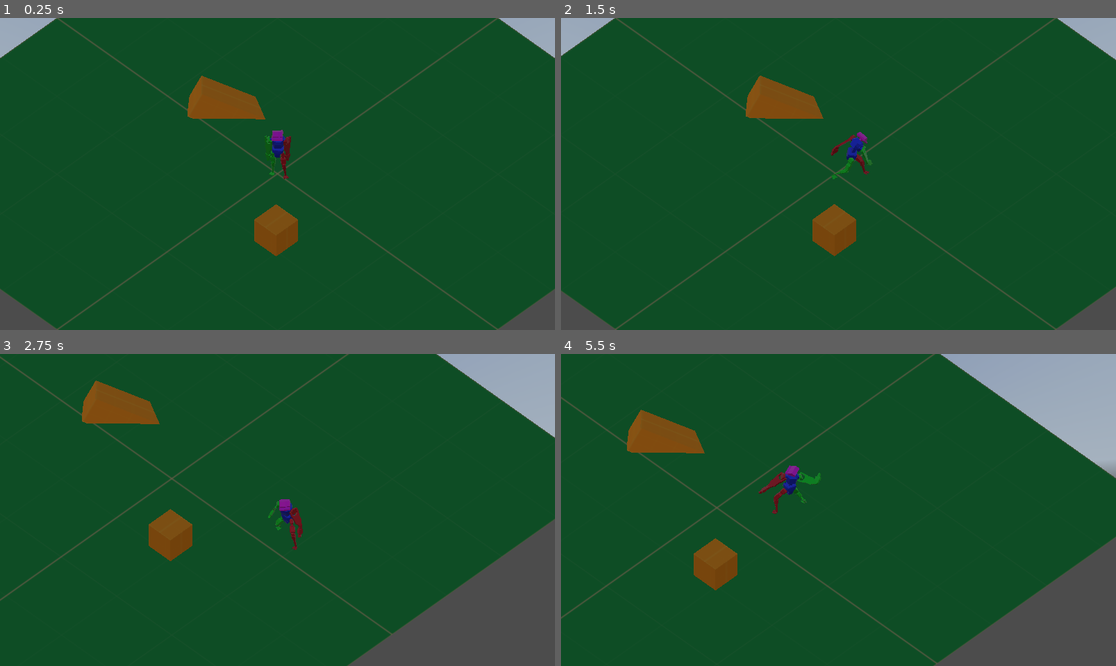
Above: before the commit, frames 1-4 (two rows, left to right).
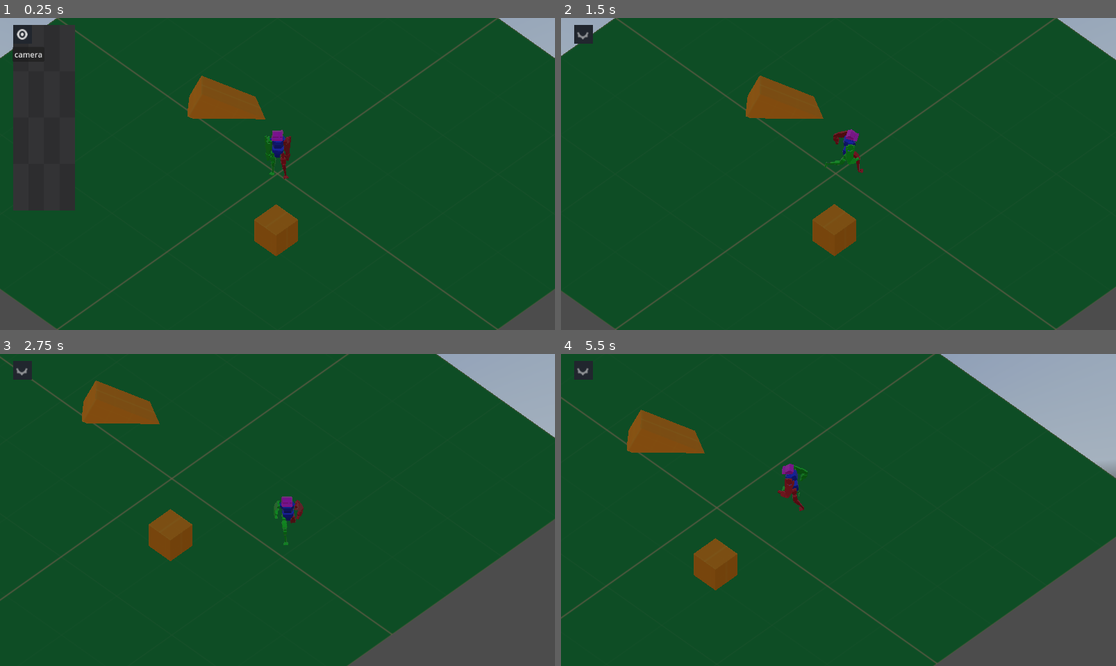
Above: after the commit, the same moments.

Repository: Androx765/Game_dev
Game: Godot game, scene res://scenes/game/game.tscn
Same seed, same stepped clock (60 frames per second), same inputs: the game is played once before the commit and once after it. This scene is started directly instead of the project's main scene. A sky picture missing from this copy of the repository is replaced by a grey-blue gradient.
Inputs (mouse positions are in pixels of both pictures, inside the frame that each line leads up to):
- Up to frame 1 (0.25 s): no input
- Up to frame 2 (1.5 s): click (583, 33) at 0.52 s; move the mouse to (960, 158) at 1.27 s; hold D (move_right) from 1.28 s (still down); hold 1 (dance1) from 1.28 s (still down)
- Up to frame 3 (2.75 s): move the mouse to (166, 525) at 2.02 s; release D (move_right) at 2.03 s; release 1 (dance1) at 2.03 s; hold S (move_down) from 2.03 s (still down); tap 2 (dance2) at 2.1 s
- Up to frame 4 (5.5 s): move the mouse to (894, 441) at 2.77 s; release S (move_down) at 2.78 s; press the mouse at (894, 441) at 2.78 s; hold D (move_right) 2.78-3.53 s; move the mouse to (810, 572) at 3.52 s; release the mouse at (810, 572) at 3.53 s; hold W (move_up) 3.53-4.28 s; tap 1 (dance1) at 3.6 s; move the mouse to (1005, 556) at 4.27 s; hold 2 (dance2) 4.28-5.03 s; hold A (move_left) from 4.28 s (still down); move the mouse to (672, 463) at 5.02 s; click (672, 463) at 5.1 s

The runs differ from the first frame. In frame 1, 6.6% of the frame differs, in the area x 2-14%, y 2-62%; in frame 2, 0.7%; in frame 3, 0.6%; in frame 4, 0.7%.

Commit message:
basic debug menu, capable of enabling and disabling; no functions

Diff:
--- /dev/null
+++ b/Game/scenes/debug/debug-menu/debug-menu-srcipt.gd
@@ -0,0 +1,23 @@
+extends TextureButton
+
+
+# Called when the node enters the scene tree for the first time.
+func _ready():
+	pass # Replace with function body.
+
+
+# Called every frame. 'delta' is the elapsed time since the previous frame.
+func _process(delta):
+	pass
+
+
+func _on_toggled(toggled_on):
+	var children = self.get_children()
+
+	if(toggled_on):
+		for child in children:
+			child.visible = false
+	else:
+		for child in children:
+			child.visible = true
+	pass # Replace with function body.
--- /dev/null
+++ b/Game/scenes/debug/debug-menu/debug-menu.tscn
@@ -0,0 +1,35 @@
+[gd_scene load_steps=5 format=3 uid="uid://ce5jcw0salclj"]
+
+[ext_resource type="Texture2D" uid="uid://bqykbucbg8wr" path="res://assets/textures/dev/icons/dev-menu/esye-open.png" id="1_yfooh"]
+[ext_resource type="Texture2D" uid="uid://cawc8lk47dkoy" path="res://assets/textures/dev/icons/dev-menu/esye-closed.png" id="2_tmxot"]
+[ext_resource type="Script" path="res://scenes/debug/debug-menu/debug-menu-srcipt.gd" id="3_udjy2"]
+[ext_resource type="Texture2D" uid="uid://c1le0mgopxg2m" path="res://assets/textures/dev/kenney_dev_textures/PNG/Dark/texture_08.png" id="4_41h5k"]
+
+[node name="menu-visibility" type="TextureButton"]
+offset_left = 27.0
+offset_top = 14.0
+offset_right = 67.0
+offset_bottom = 54.0
+toggle_mode = true
+texture_normal = ExtResource("1_yfooh")
+texture_pressed = ExtResource("2_tmxot")
+stretch_mode = 0
+script = ExtResource("3_udjy2")
+
+[node name="Button" type="Button" parent="."]
+layout_mode = 0
+offset_left = -1.0
+offset_top = 46.0
+offset_right = 45.0
+offset_bottom = 54.0
+text = "camera"
+
+[node name="TextureRect" type="TextureRect" parent="."]
+z_index = -11
+layout_mode = 0
+offset_right = 129.0
+offset_bottom = 386.0
+texture = ExtResource("4_41h5k")
+expand_mode = 1
+
+[connection signal="toggled" from="." to="." method="_on_toggled"]
--- a/Game/scenes/game/game.tscn
+++ b/Game/scenes/game/game.tscn
@@ -1,10 +1,11 @@
-[gd_scene load_steps=16 format=3 uid="uid://bwtflc2bkpllc"]
+[gd_scene load_steps=17 format=3 uid="uid://bwtflc2bkpllc"]
 
 [ext_resource type="PackedScene" uid="uid://ix0rrue5eto4" path="res://scenes/game/characters/player/player.tscn" id="1_nibv8"]
 [ext_resource type="PackedScene" uid="uid://dtwychb5owat6" path="res://scenes/game/cameras/camera_controller.tscn" id="2_1tk7b"]
-[ext_resource type="Texture2D" uid="uid://cklayjv56ays2" path="res://assets/textures/dev/kenney/PNG/Green/texture_02.png" id="3_m0nn2"]
-[ext_resource type="Texture2D" uid="uid://dc8g1vqjwaqa0" path="res://assets/textures/dev/kenney/PNG/Orange/texture_02.png" id="3_qhnw1"]
+[ext_resource type="Texture2D" uid="uid://cklayjv56ays2" path="res://assets/textures/dev/kenney_dev_textures/PNG/Green/texture_02.png" id="3_m0nn2"]
+[ext_resource type="Texture2D" uid="uid://dc8g1vqjwaqa0" path="res://assets/textures/dev/kenney_dev_textures/PNG/Orange/texture_02.png" id="3_qhnw1"]
 [ext_resource type="Texture2D" uid="uid://e8xoj2c2u6ly" path="res://assets/materials/rosendal_plains_1_4k.hdr" id="3_v35sk"]
+[ext_resource type="PackedScene" uid="uid://ce5jcw0salclj" path="res://scenes/debug/debug-menu/debug-menu.tscn" id="6_krt2i"]
 
 [sub_resource type="StandardMaterial3D" id="StandardMaterial3D_r7v7t"]
 albedo_texture = ExtResource("3_qhnw1")
@@ -80,3 +81,5 @@
 
 [node name="WorldEnvironment" type="WorldEnvironment" parent="."]
 environment = SubResource("Environment_tppkt")
+
+[node name="debug-menu" parent="." instance=ExtResource("6_krt2i")]
Binary file added: Game/assets/textures/dev/icons/dev-menu/esye-closed.png
Not shown, added: Game/assets/textures/dev/icons/dev-menu/esye-closed.png.import
Binary file added: Game/assets/textures/dev/icons/dev-menu/esye-open.png
Not shown, added: Game/assets/textures/dev/icons/dev-menu/esye-open.png.import
Not shown, removed: Game/assets/textures/dev/kenney/PNG/Dark/texture_01.png.import
Not shown, removed: Game/assets/textures/dev/kenney/PNG/Dark/texture_02.png.import
Not shown, removed: Game/assets/textures/dev/kenney/PNG/Dark/texture_03.png.import
Not shown, removed: Game/assets/textures/dev/kenney/PNG/Dark/texture_04.png.import
Not shown, removed: Game/assets/textures/dev/kenney/PNG/Dark/texture_05.png.import
Not shown, removed: Game/assets/textures/dev/kenney/PNG/Dark/texture_06.png.import
Not shown, removed: Game/assets/textures/dev/kenney/PNG/Dark/texture_07.png.import
Not shown, removed: Game/assets/textures/dev/kenney/PNG/Dark/texture_08.png.import
(and 278 more such lines)
